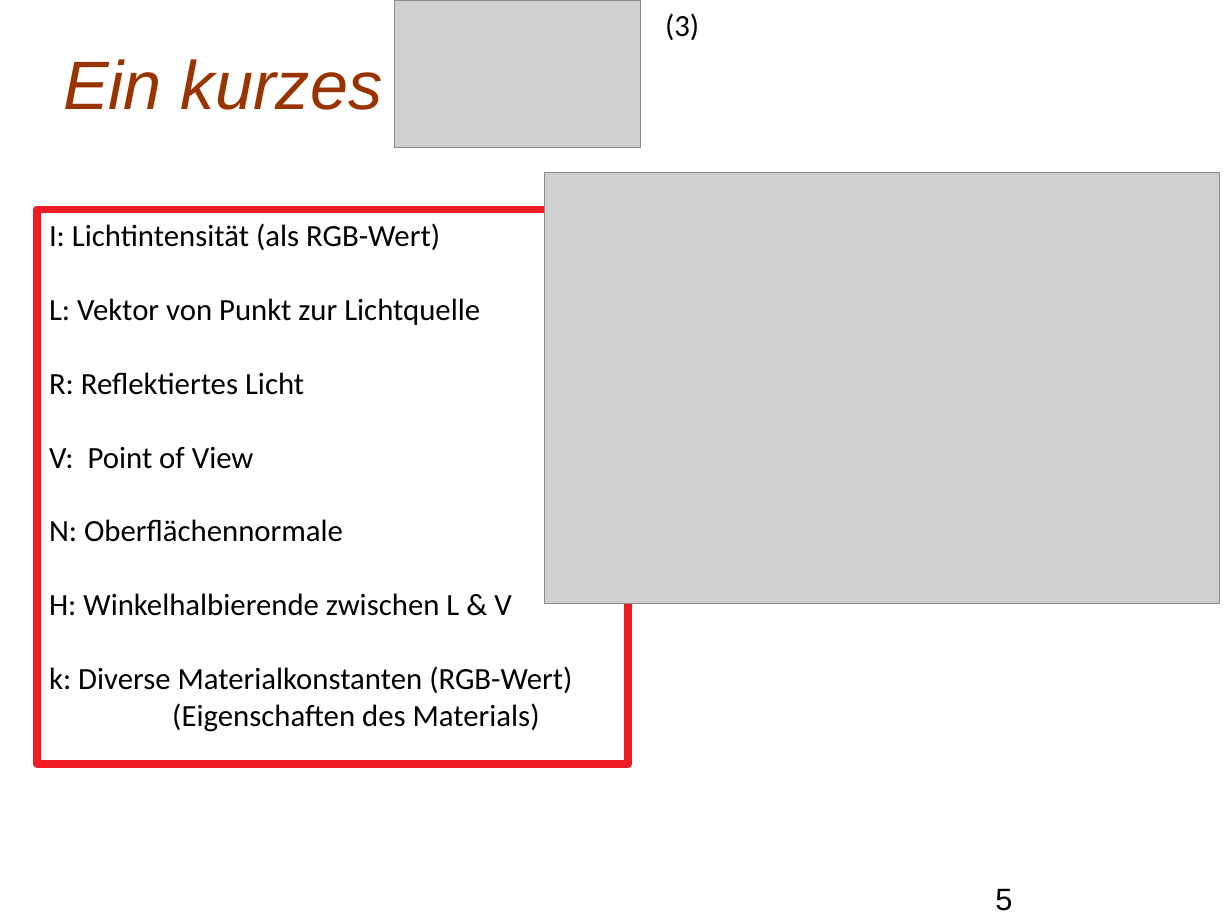
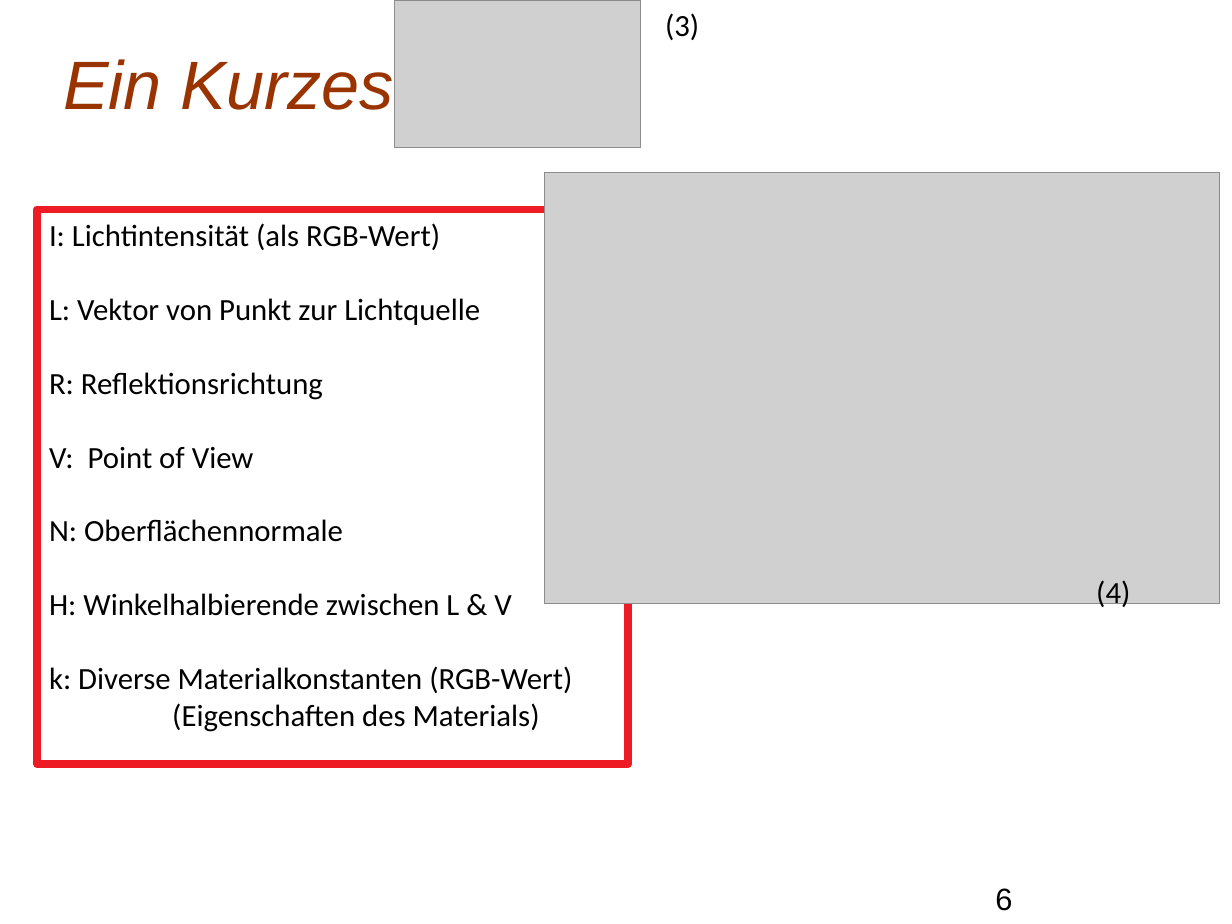
Before and after one commit to Mxtreme1/Presentation-on-The-Phong-Illumination-Model, a slide deck: slide 6 of PIM.odp (slide 5 before the commit). Drawn at 1232x924 pixels with LibreOffice and Linux fonts; fonts in the diff are those of the drawing; grey boxes stand for pictures; background and template pictures are left out. Boxes give left, top, right and bottom in pixels: in the first picture for what was removed or moved away, otherwise in the second. Text is boxed around its words. In the diff, an @@ line names an element or a change of style, - is before the commit and + after.

```diff
--- a/PIM.odp
+++ b/PIM.odp
@@ title at (63,59,394,110): text changed @@
-Ein kurzes
+Ein Kurzes
@@ text at (49,372,323,400): text changed @@
-R: Reflektiertes Licht
+R: Reflektionsrichtung
@@ text added at (1096,580,1130,611), 18 pt, text #000000 @@
+(4)
@@ page number at (995,888,1012,911): text changed @@
-5
+6
```
Also in this commit, not shown: 14 other slides changed, 1 slide added, 10 other files.
